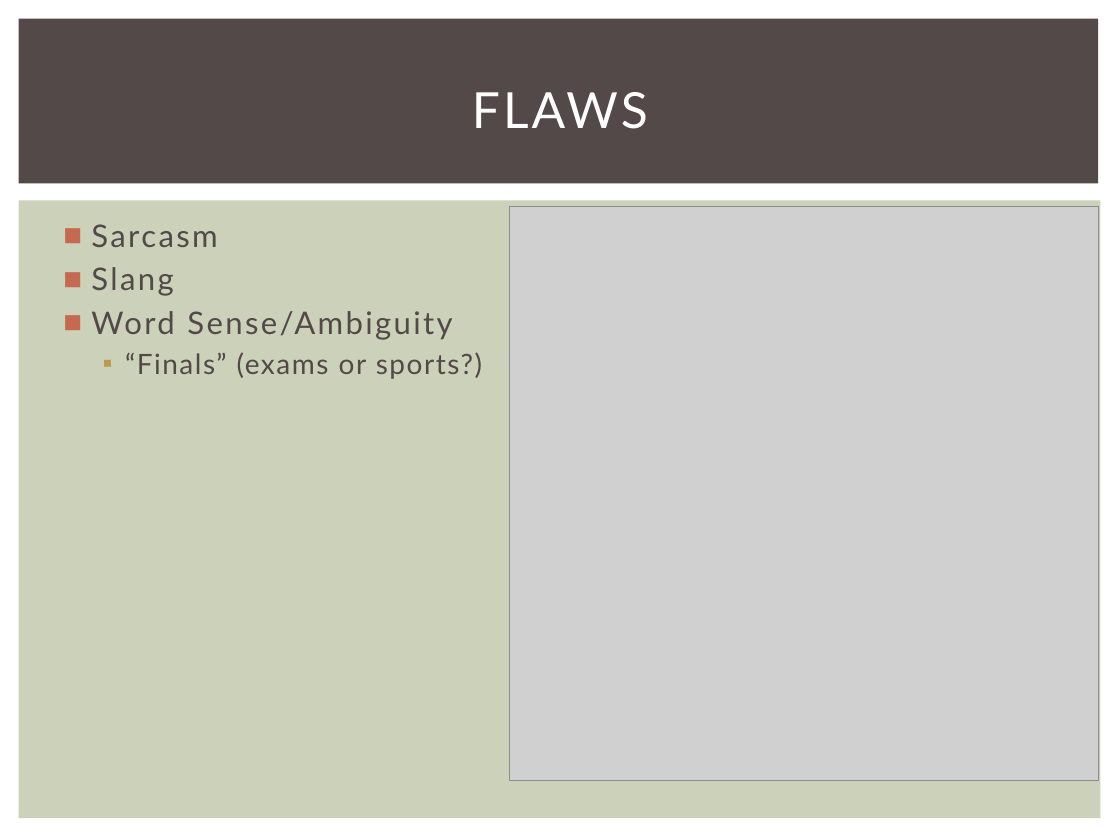
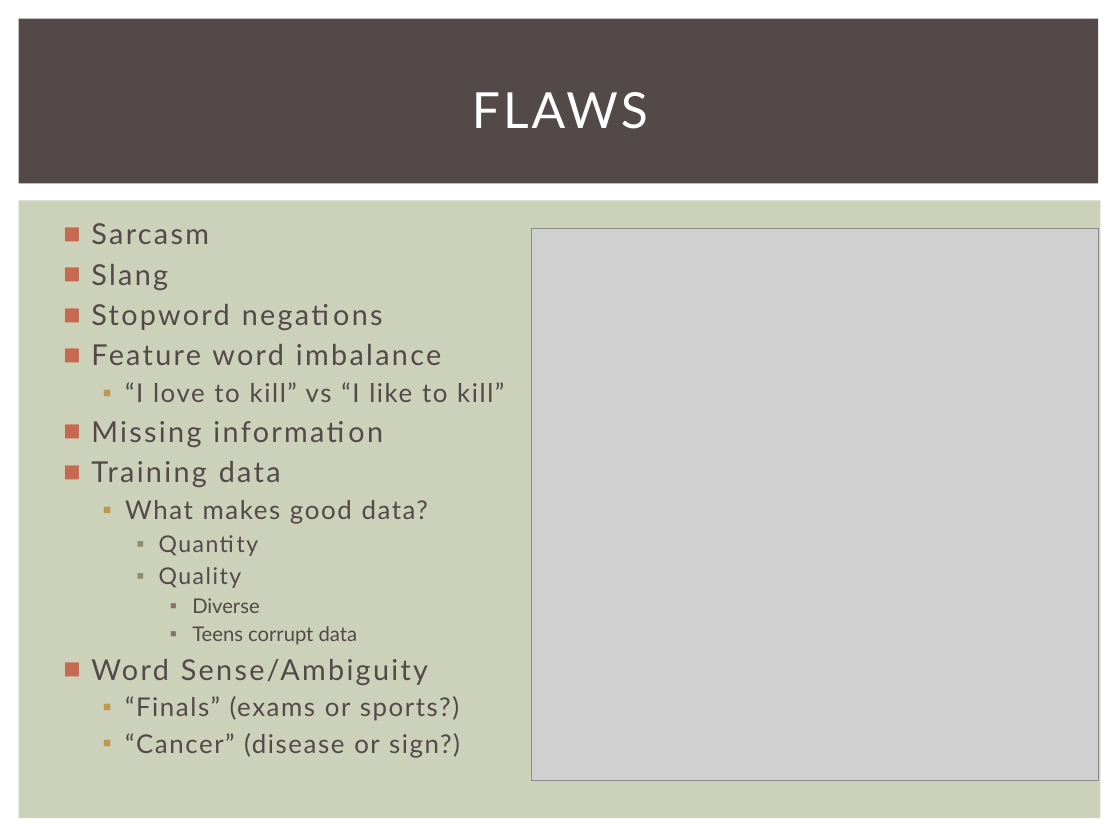
Before and after one commit to trivedi/sentapy, a slide deck: slide 16 of presentation/presentation.pptx (slide 14 before the commit). Drawn at 1120x840 pixels with LibreOffice and Linux fonts; fonts in the diff are those of the drawing; grey boxes stand for pictures. Boxes give left, top, right and bottom in pixels: in the first picture for what was removed or moved away, otherwise in the second. Text is boxed around its words. In the diff, an @@ line names an element or a change of style, - is before the commit and + after.

```diff
--- a/presentation/presentation.pptx
+++ b/presentation/presentation.pptx
@@ text at bbox=[91, 223, 459, 721]: size 20 to 18.5 pt in "Sarcasm", "Slang", "Word Sense/Ambiguity"; size 18 to 16.6 pt in "“Finals” (exams or sports?)" @@
@@ picture: place and size @@
-picture at bbox=[510, 207, 1099, 781]
+picture at bbox=[531, 228, 1098, 781]
@@ text at bbox=[91, 304, 504, 645]: paragraphs added @@
+■ Stopword negations
+■ Feature word imbalance
+  ▪ “I love to kill” vs “I like to kill”
+■ Missing information
+■ Training data
+  ▪ What makes good data?
+    ▪ Quantity
+    ▪ Quality
+      ▪ Diverse
+      ▪ Teens corrupt data
@@ text at bbox=[125, 733, 460, 758]: paragraph added @@
+  ▪ “Cancer” (disease or sign?)
```
Also in this commit, not shown: 5 other slides changed, 2 slides added.
